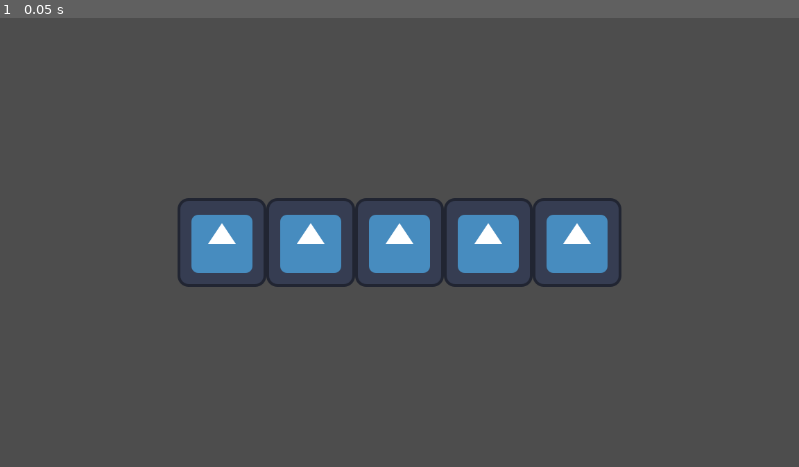
Above: before the commit, frame 1.
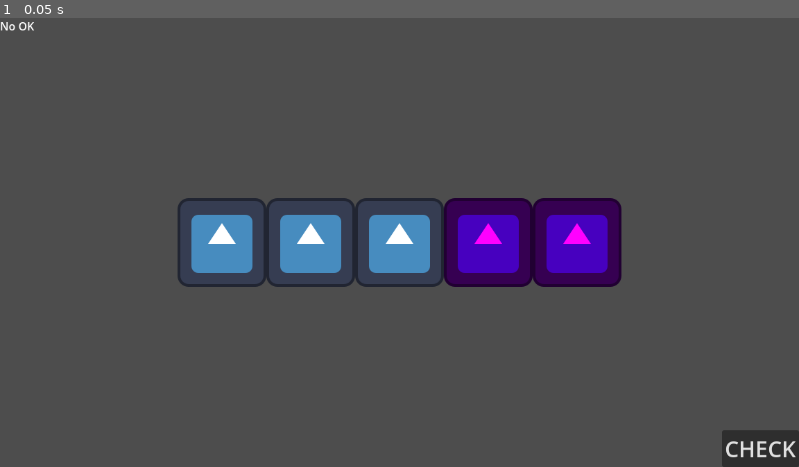
Above: after the commit, the same moment.

Repository: Wendfrey/minijam_210_astral
Game: Godot game, scene res://test_world.tscn
Two runs of this game, one before a commit and one after it. Both use one fixed random seed, a clock stepped at 60 frames per second and the inputs below. This scene is started directly instead of the project's main scene. The engine's default icon, where the game draws it, is replaced by a stand-in: a white triangle on a blue panel in a dark square.
Inputs:
- Up to frame 1 (0.05 s): no input

The runs differ from the first frame. In frame 1, 5.1% of the frame differs, in the area x 0-100%, y 0-100%.

Commit message:
Basic rules check for pieces

Diff:
--- /dev/null
+++ b/minijam-210-astral/CheckRules.gd
@@ -0,0 +1,30 @@
+extends Node2D
+
+const RuleBAfterA = preload("uid://ckhhavxstsbhj")
+
+@onready var spacer: Node2D = $Spacer
+@onready var label: Label = $CanvasLayer/Label
+var rules:Array[BaseRules] = [
+	RuleBAfterA.new()
+]
+
+var text:String :
+	set(value):
+		label.text = value
+
+func _ready() -> void:
+	print(checkRules())
+
+func checkRules():
+	var pieces:Array[Ficha] = spacer.getPiecesArray()
+
+	for rule in rules:
+		if not rule.check_rules(pieces):
+			text = "No OK"
+			return false
+
+	text = "Todo OK"
+	return true
+
+func _on_button_pressed() -> void:
+	print(checkRules())
--- a/minijam-210-astral/element.gd
+++ b/minijam-210-astral/element.gd
@@ -1,4 +1,8 @@
-extends CharacterBody2D
+class_name Ficha extends CharacterBody2D
+
+enum Tipo {
+	A, B, C, D, E, F
+}
 
 signal send_picked
 signal send_dropped
@@ -8,6 +12,7 @@
 var picked = false
 var offset:Vector2
 
+@export var tipo:Tipo = Tipo.A
 
 func _on_mouse_entered() -> void:
 	focused = true
--- /dev/null
+++ b/minijam-210-astral/rules/BaseRule.gd
@@ -0,0 +1,22 @@
+class_name BaseRules extends RefCounted
+
+var arrayPieces:Array[Ficha] = []
+var indexPieces:Array[int] = []
+
+func check_rules(pArrayPieces:Array[Ficha]) -> bool:
+	arrayPieces = pArrayPieces
+	indexPieces = Array(
+		range(arrayPieces.size()),
+		TYPE_INT,
+		"",
+		null
+	)
+	return false
+
+
+func get_index_of_type(filtro: Ficha.Tipo) -> Array[int]:
+	return indexPieces.filter(func (element:int): return arrayPieces[element].tipo == filtro)
+
+##Aqui se obtendria que error ha dado si es que ha dado alguno
+func get_error():
+	pass
--- /dev/null
+++ b/minijam-210-astral/rules/Rule_BAfterA.gd
@@ -0,0 +1,12 @@
+extends BaseRules
+
+func check_rules(pArrayPieces:Array[Ficha]) -> bool:
+	super.check_rules(pArrayPieces)
+
+	if not get_index_of_type(Ficha.Tipo.B).all(isBAfterA):
+		return false
+
+	return true
+
+func isBAfterA(bIndex:int) -> bool:
+	return bIndex > 0 and arrayPieces[bIndex - 1].tipo == Ficha.Tipo.A
--- a/minijam-210-astral/spacer.gd
+++ b/minijam-210-astral/spacer.gd
@@ -66,3 +66,12 @@
 
 func calculate_time(position1, position2) -> float:
 	return position1.distance_to(position2) / 384.0
+
+func getPiecesArray() -> Array[Ficha]:
+	#return pieces.map(func(element): return get_node(element))
+	return Array(
+		pieces.map(func(element): return get_node(element)),
+		TYPE_OBJECT,
+		"CharacterBody2D",
+		Ficha
+	)
--- a/minijam-210-astral/test_world.tscn
+++ b/minijam-210-astral/test_world.tscn
@@ -1,9 +1,11 @@
 [gd_scene format=3 uid="uid://csjyu5taxo1po"]
 
+[ext_resource type="Script" uid="uid://xixaae3vikkj" path="res://CheckRules.gd" id="1_1lwx6"]
 [ext_resource type="PackedScene" uid="uid://cte0ymnxkobwq" path="res://element.tscn" id="1_dxppu"]
 [ext_resource type="Script" uid="uid://c8jcc5y7w1h2k" path="res://spacer.gd" id="2_gy3sr"]
 
 [node name="TestWorld" type="Node2D" unique_id=140087252]
+script = ExtResource("1_1lwx6")
 
 [node name="Camera2D" type="Camera2D" parent="." unique_id=947224256]
 
@@ -18,5 +20,32 @@
 [node name="Element3" parent="Spacer" unique_id=197843286 instance=ExtResource("1_dxppu")]
 
 [node name="Element4" parent="Spacer" unique_id=261421355 instance=ExtResource("1_dxppu")]
+modulate = Color(1, 0, 1, 1)
+tipo = 1
 
 [node name="Element5" parent="Spacer" unique_id=1425808738 instance=ExtResource("1_dxppu")]
+modulate = Color(1, 0, 1, 1)
+tipo = 1
+
+[node name="CanvasLayer" type="CanvasLayer" parent="." unique_id=2004551152]
+
+[node name="Button" type="Button" parent="CanvasLayer" unique_id=1636103918]
+anchors_preset = 3
+anchor_left = 1.0
+anchor_top = 1.0
+anchor_right = 1.0
+anchor_bottom = 1.0
+offset_left = -8.0
+offset_top = -8.0
+grow_horizontal = 0
+grow_vertical = 0
+theme_override_font_sizes/font_size = 32
+text = "CHECK"
+
+[node name="Label" type="Label" parent="CanvasLayer" unique_id=865479138]
+anchors_preset = 10
+anchor_right = 1.0
+offset_bottom = 23.0
+grow_horizontal = 2
+
+[connection signal="pressed" from="CanvasLayer/Button" to="." method="_on_button_pressed"]
Not shown, added: minijam-210-astral/CheckRules.gd.uid
Not shown, added: minijam-210-astral/rules/BaseRule.gd.uid
Not shown, added: minijam-210-astral/rules/Rule_BAfterA.gd.uid
